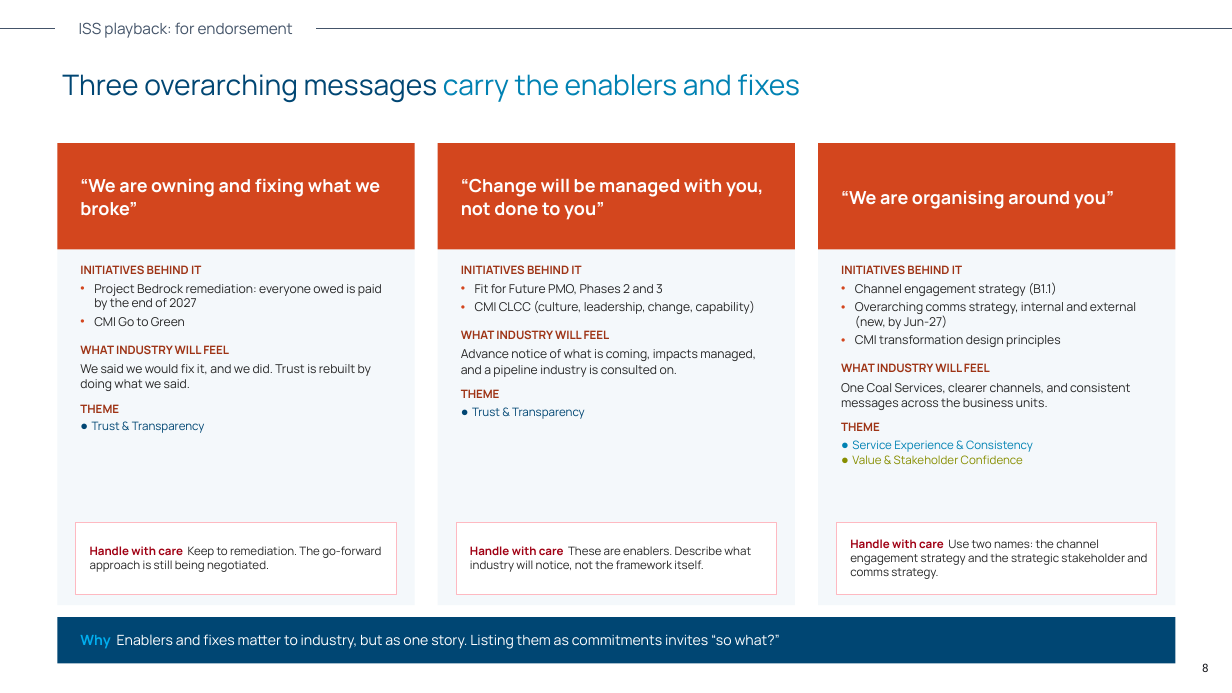
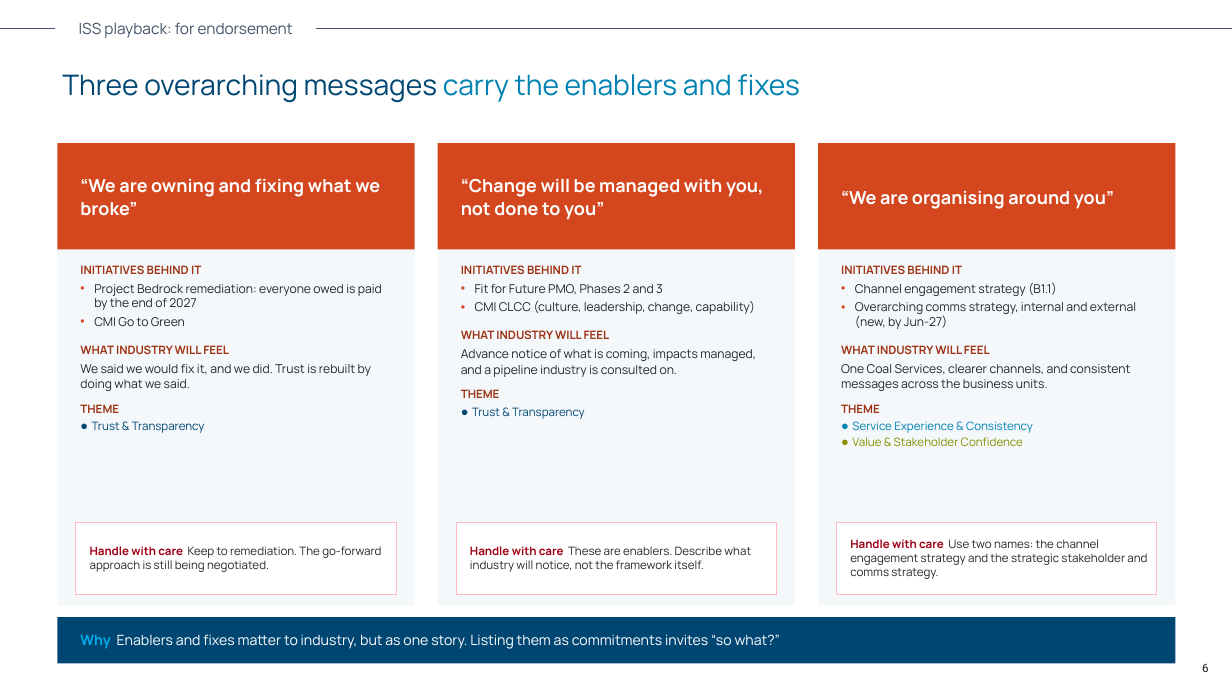
Before and after one commit to alyciawolf02/claude, a slide deck: slide 6 of outputs/ISS_Playback_For_Endorsement.pptx (slide 8 before the commit). Drawn at 1232x693 pixels with LibreOffice and Linux fonts; fonts in the diff are those of the drawing. Boxes give left, top, right and bottom in pixels: in the first picture for what was removed or moved away, otherwise in the second. Text is boxed around its words. In the diff, an @@ line names an element or a change of style, - is before the commit and + after.

```diff
--- a/outputs/ISS_Playback_For_Endorsement.pptx
+++ b/outputs/ISS_Playback_For_Endorsement.pptx
@@ text at <box>855,335,1061,347</box>: paragraph removed @@
-• CMI transformation design principles
```
Also in this commit, not shown: 6 other slides changed, 6 slides removed.
